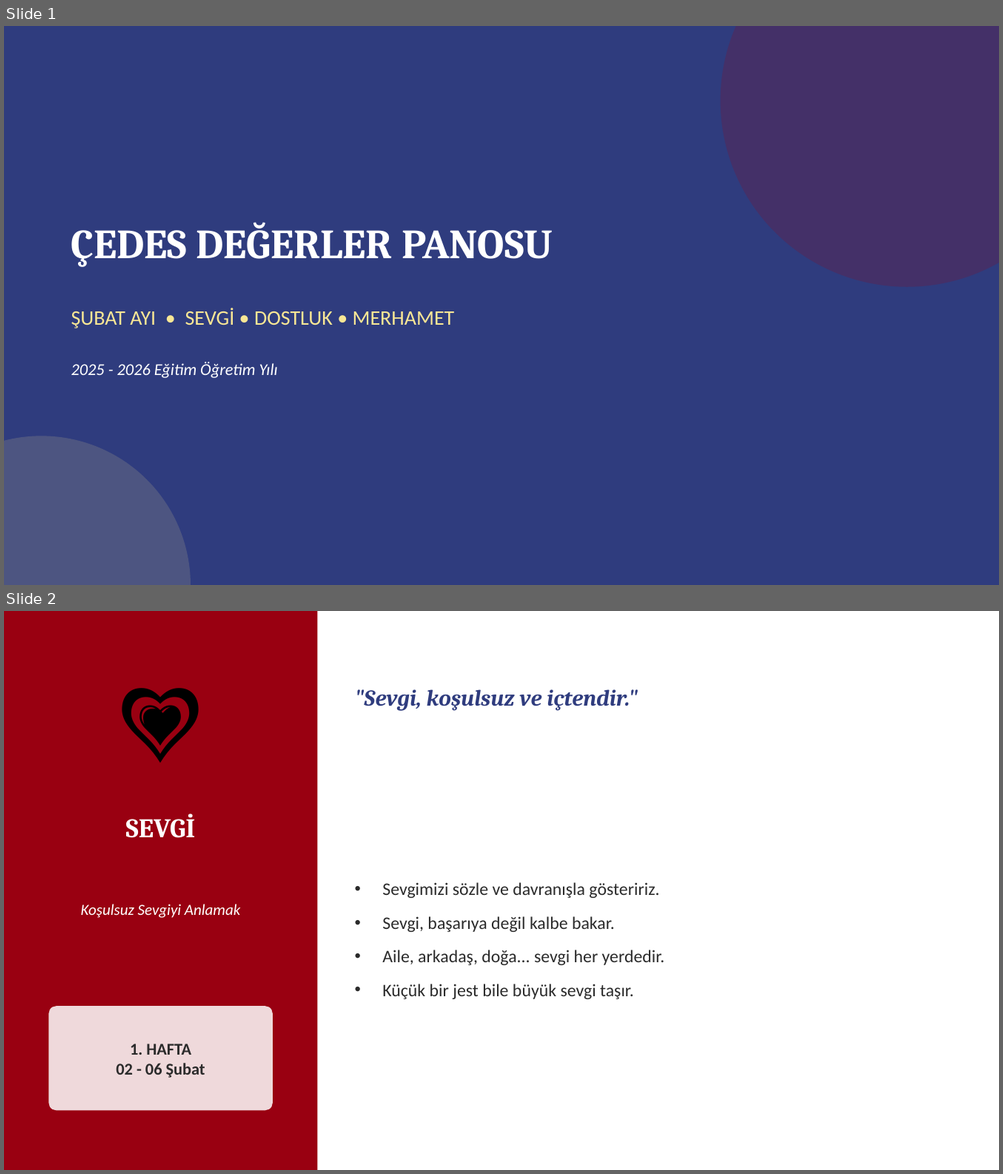
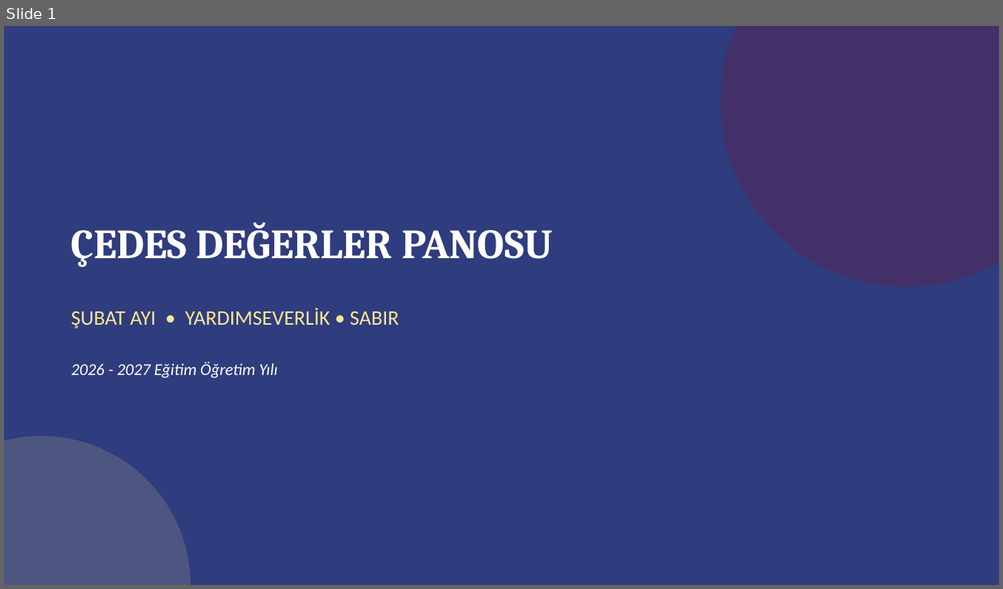
Before and after one commit to oogretmen1-tech/oogretmen1-tech.github.io, a slide deck: subat-cedes-pano.pptx. Shown one above the other, each under a label of ours: slides 1 and 2 before the commit, slide 1 after it. The pictures are 1003x1174 and 1003x589 pixels, drawn with LibreOffice and Linux fonts; fonts in the diff are those of the drawing. Boxes give left, top, right and bottom in pixels: in the first picture for what was removed or moved away, otherwise in the second. Text is boxed around its words. In the diff, an @@ line names an element or a change of style, - is before the commit and + after.

```diff
--- a/subat-cedes-pano.pptx
+++ b/subat-cedes-pano.pptx
@@ slide 2 removed at bbox=[4, 611, 999, 1170], background #FFFFFF @@
@@ rectangle removed at bbox=[4, 611, 317, 1170] @@
@@ text removed at bbox=[26, 648, 295, 783] @@
-💗
@@ text removed at bbox=[355, 689, 637, 711] @@
-"Sevgi, koşulsuz ve içtendir."
@@ text removed at bbox=[126, 814, 196, 838] @@
-SEVGİ
@@ text removed at bbox=[382, 883, 665, 999] @@
-• Sevgimizi sözle ve davranışla gösteririz.
-• Sevgi, başarıya değil kalbe bakar.
-• Aile, arkadaş, doğa... sevgi her yerdedir.
-• Küçük bir jest bile büyük sevgi taşır.
@@ text removed at bbox=[81, 904, 240, 918] @@
-Koşulsuz Sevgiyi Anlamak
@@ rounded rectangle removed at bbox=[48, 1006, 273, 1111] @@
@@ text removed at bbox=[116, 1044, 205, 1078] @@
-1. HAFTA
-02 - 06 Şubat
@@ slide 1 changed as well @@
@@ text at bbox=[71, 308, 398, 329]: text changed @@
-ŞUBAT AYI • SEVGİ • DOSTLUK • MERHAMET
+ŞUBAT AYI • YARDIMSEVERLİK • SABIR
@@ text at bbox=[71, 362, 278, 378]: text changed @@
-2025 - 2026 Eğitim Öğretim Yılı
+2026 - 2027 Eğitim Öğretim Yılı
```
Also in this commit, not shown: 2 other slides changed, 1 slide added, 1 other slide removed, 40 other files.
